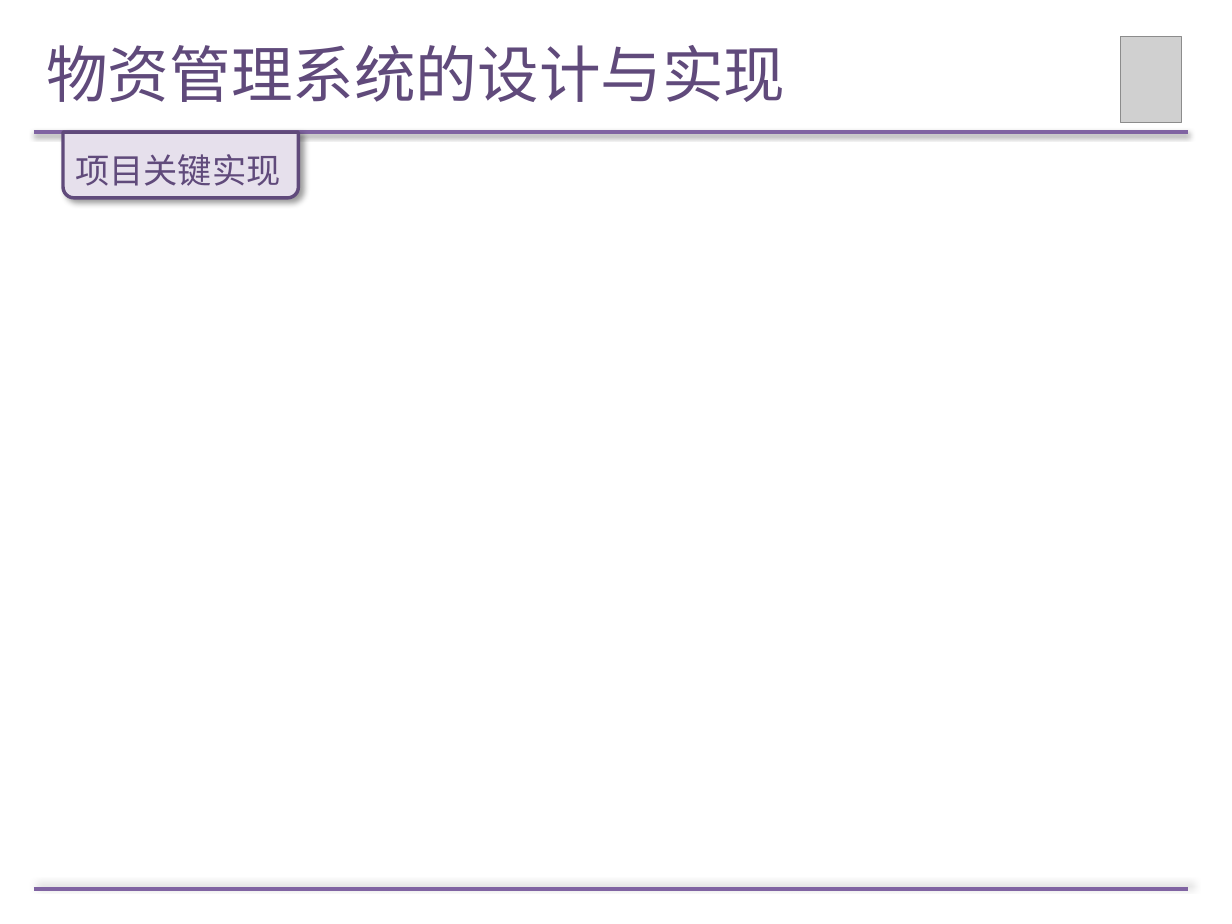
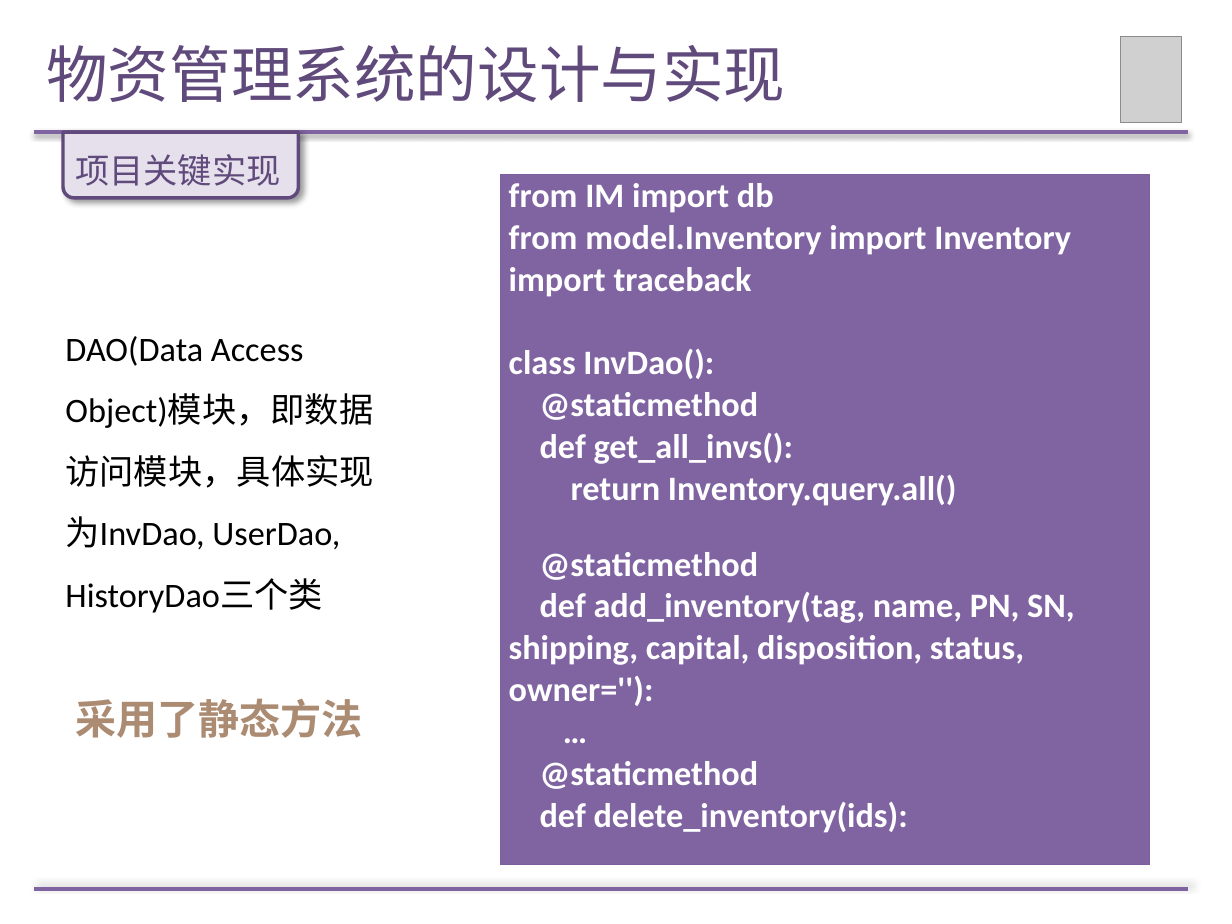
Before and after one commit to Wendy-Wu/LM-paper, a slide deck: slide 22 of 论文答辩PPT.pptx (slide 21 before the commit). Drawn at 1232x924 pixels with LibreOffice and Linux fonts; fonts in the diff are those of the drawing; grey boxes stand for pictures. Boxes give left, top, right and bottom in pixels: in the first picture for what was removed or moved away, otherwise in the second. Text is boxed around its words. In the diff, an @@ line names an element or a change of style, - is before the commit and + after.

```diff
--- a/论文答辩PPT.pptx
+++ b/论文答辩PPT.pptx
@@ table added at [500, 175, 1149, 865], 1 rows, 1 columns @@
+from IM import db / from model.Inventory import Inventory / import traceback / class InvDao(): / @staticmethod / def get_all_invs(): / return Inventory.query.all() / @staticmethod / def add_inventory(tag, name, PN, SN, shipping, capital, disposition, status, owner=''): / … / @staticmethod / def delete_inventory(ids): / …
@@ text added at [65, 336, 373, 613], 20 pt, text #000000 @@
+DAO(Data Access Object)模块，即数据访问模块，具体实现为InvDao, UserDao, HistoryDao三个类
@@ text added at [75, 698, 362, 738], 24 pt, text #AB8B72, bold @@
+采用了静态方法
```
Also in this commit, not shown: 8 other slides changed, 7 slides added.
